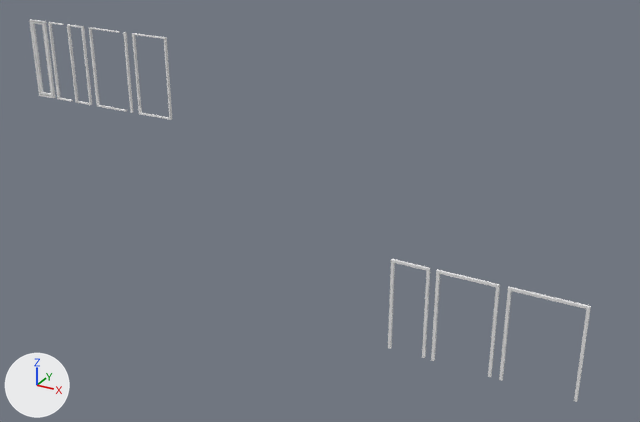
Before and after pictures for a commit that changed the Blender file INB Resources/Raw Assets/Blender/Doors and Windows.blend.
Before and after are seen from a 50 mm camera at (3.97, -12.59, 4.53) aimed at (-2.98, 0.05, -1.79). The lights are fixed; the arrows at lower left show +X, +Y and +Z.

In view in the first picture: 'Door and a half Frame ', 'Double Door Frame ', 'Exterior Single Window Small inner', 'Exterior Single Window frame Smalll', 'Exterior Single Window sealed Large', 'Exterior Single Window sealed Large Cap', 'Exterior Single Window sealed Large Section', 'Exterior Single Window sealed Small', 'Exterior Single Window sealed Small Cap'.
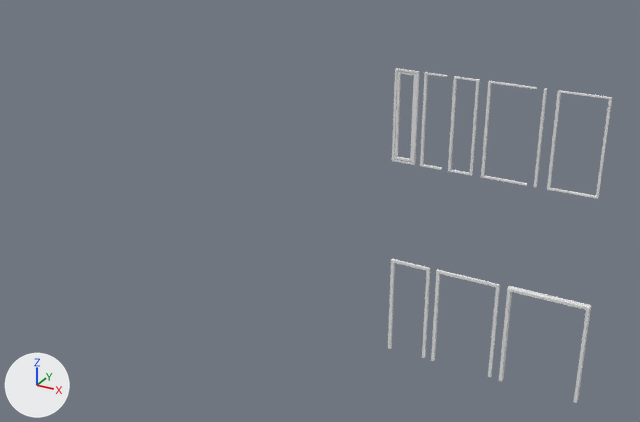
Where the newer file only moved an object's origin or applied its transform, the numbers keep the older frame.

The edits, one by one:
me_cube_003 has 30 vertices, 29 faces and spans x -1.07..0.06, y -1.63..-1.27, z -0.74..1.58.
me_cube_003 is used by ob_exterior_single_window_sealed_large; location (-6.0, 0.0, -0.01); scale (0.666, 0.131, 0.652).
me_cube_003 part 1: the whole mesh is moved by (0.47, 1.45, -0.5).
me_cube_004 has 16 vertices, 14 faces and spans x 0.01..0.06, y -1.63..-1.27, z -0.74..1.58.
me_cube_004 is used by ob_exterior_single_window_sealed_large_cap; location (-6.92, 0.0, -0.01); scale (0.666, 0.131, 0.652).
me_cube_004 part 2: the whole mesh is moved by (-0.03, 1.45, -0.42).
me_cube_005 has 22 vertices, 19 faces and spans x -1.07..0.01, y -1.63..-1.27, z -0.74..1.58.
me_cube_005 is used by ob_exterior_single_window_sealed_large_section; location (-7.03, 0.0, -0.01); scale (0.666, 0.131, 0.652).
me_cube_005 part 3: the whole mesh is moved by (0.66, 1.45, -0.53).
me_cube_006 has 30 vertices, 29 faces and spans x -0.53..0.06, y -1.63..-1.27, z -0.74..1.58.
me_cube_006 is used by ob_exterior_single_window_frame_smalll; location (-8.89, 0.0, -0.01); scale (0.666, 0.131, 0.652).
me_cube_006 part 4: the whole mesh is moved by (0.21, 1.45, -0.5).
me_cube_007 has 30 vertices, 29 faces and spans x -0.53..0.07, y -1.54..-1.12, z -0.74..2.07.
me_cube_007 is used by ob_exterior_single_window_small_inner; location (-8.93, -0.04, -0.07); scale (0.529, 0.104, 0.518).
me_cube_007 part 5: the whole mesh is moved by (0.21, 1.33, -0.75).
me_cube_008 has 30 vertices, 29 faces and spans x -0.53..0.06, y -1.63..-1.27, z -0.74..1.58.
me_cube_008 is used by ob_exterior_single_window_sealed_small; location (-7.93, 0.0, -0.01); scale (0.666, 0.131, 0.652).
me_cube_008 part 6: the whole mesh is moved by (0.21, 1.45, -0.5).
me_cube_009 has 22 vertices, 19 faces and spans x -0.53..0.01, y -1.63..-1.27, z -0.74..1.58.
me_cube_009 is used by ob_exterior_single_window_sealed_small_cap; location (-8.4, 0.0, -0.01); scale (0.666, 0.131, 0.652).
me_cube_009 part 7: the whole mesh is moved by (0.31, 1.45, -0.53).
Object 'Exterior Single Window sealed Large' (ob_exterior_single_window_sealed_large) moves from (-6.0, 0.0, -0.01) to (1.42, -0.19, 0.31).
Object 'Exterior Single Window sealed Large Cap' (ob_exterior_single_window_sealed_large_cap) moves from (-6.92, 0.0, -0.01) to (0.84, -0.19, 0.27).
Object 'Exterior Single Window sealed Large Section' (ob_exterior_single_window_sealed_large_section) moves from (-7.03, 0.0, -0.01) to (0.27, -0.19, 0.33).
Object 'Exterior Single Window frame Smalll' (ob_exterior_single_window_frame_smalll) moves from (-8.89, 0.0, -0.01) to (-1.3, -0.19, 0.31).
Object 'Exterior Single Window Small inner' (ob_exterior_single_window_small_inner) moves from (-8.93, -0.04, -0.07) to (-1.3, -0.18, 0.32).
Object 'Exterior Single Window sealed Small' (ob_exterior_single_window_sealed_small) moves from (-7.93, 0.0, -0.01) to (-0.34, -0.19, 0.31).
Object 'Exterior Single Window sealed Small Cap' (ob_exterior_single_window_sealed_small_cap) moves from (-8.4, 0.0, -0.01) to (-0.87, -0.19, 0.33).

Location of each change, (x1, y1, x2, y2) in pixels of the pictures (640 x 422 px):
'Exterior Single Window sealed Large', moved
    before: (132, 33, 172, 120)
    after: (547, 90, 612, 199)
'Exterior Single Window sealed Small', moved
    before: (67, 24, 92, 105)
    after: (448, 76, 480, 176)
'Exterior Single Window frame Smalll', moved
    before: (29, 19, 55, 98)
    after: (392, 68, 420, 165)
'Exterior Single Window Small inner', moved
    before: (31, 21, 52, 96)
    after: (394, 71, 416, 162)
'Exterior Single Window sealed Large Section', moved
    before: (89, 27, 127, 112)
    after: (481, 81, 537, 186)
'Exterior Single Window sealed Small Cap', moved
    before: (48, 22, 73, 102)
    after: (420, 72, 448, 170)
'Exterior Single Window sealed Large Cap', moved
    before: (123, 32, 133, 113)
    after: (534, 88, 547, 187)
